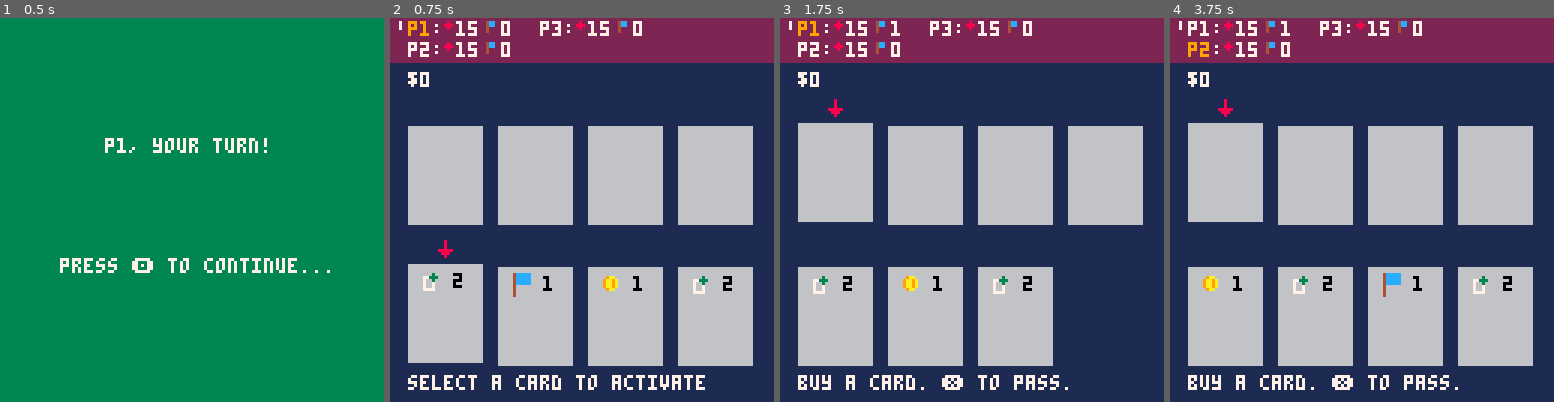
Above: before the commit, frames 1-4 (left to right).
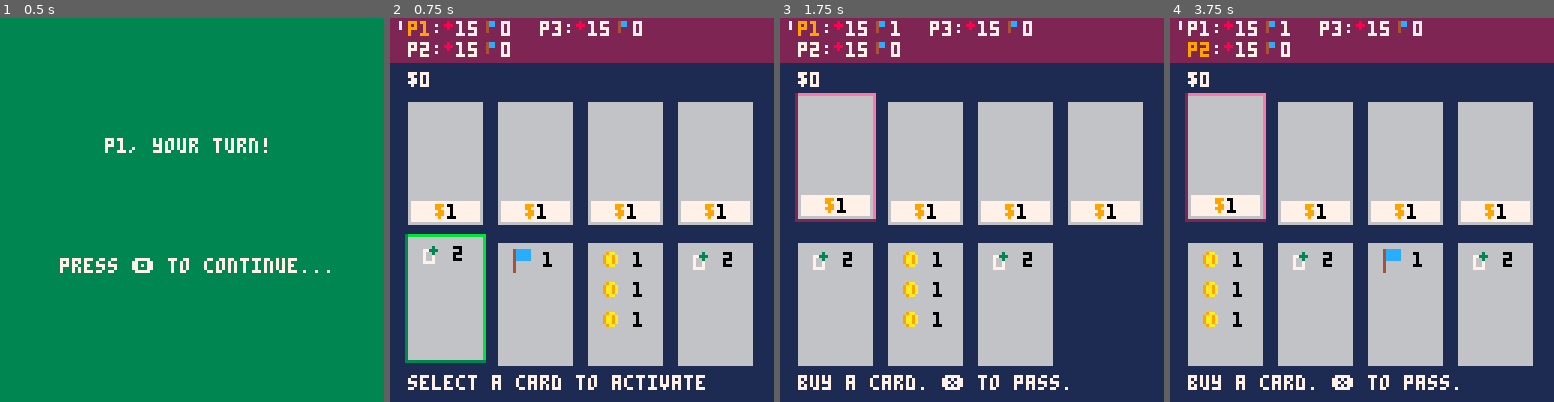
Above: after the commit, the same moments.

Repository: camden/minidom
Game: PICO-8 cartridge dom.p8
The game is run twice, just before and just after one commit, with the same random seed, the same clock (stepped at 60 frames per second) and the same inputs.
Inputs:
- Up to frame 1 (0.5 s): tap X (X key) at 0.33 s
- Up to frame 2 (0.75 s): tap O (Z key) at 0.7 s
- Up to frame 3 (1.75 s): tap X (X key) at 1.07 s; hold Right from 1.6 s (still down); tap O (Z key) at 1.7 s
- Up to frame 4 (3.75 s): tap X (X key) at 1.85, 2.97 s; release Right at 2.1 s; tap O (Z key) every 0.4 s from 2.1 to 3.7 s; hold Right 2.47-3.03 s; hold Left 3.08-3.58 s

Frame 1 is identical in both runs. In frame 2, 16% of the frame differs, in the area x 3-95%, y 21-90%; in frame 3, 14%; in frame 4, 16%, in the area x 3-95%, y 19-81%.

Commit message:
added buying cards

Diff:
--- a/dom.p8
+++ b/dom.p8
@@ -17,7 +17,7 @@
 max_hand_size = 4
 shop_hand_size = 4
 card_w = 24
-card_h = 32
+card_h = 40
 card_spacing = 6
 card_spacing_vert = 12
 current_player_color = 9
@@ -363,11 +363,28 @@
   status_msg = 'restored ' .. fx.value .. ' health to p' .. selected_index
 end
 
+function can_afford_current_shop_card()
+  local cur_shop_card = players.shop.hand[selected_index]
+
+  return cur_player().gold >= cur_shop_card.cost
+end
+
+-- todo deduct gold
 function buy_card(card)
-  del(players.shop.hand, card)
-  add(cur_discard_pile(), card)
-  -- set_next_first_player(current_turn)
-  advance()
+  if can_afford_current_shop_card() then
+    del(players.shop.hand, card)
+    add(cur_discard_pile(), card)
+    -- set_next_first_player(current_turn)
+    advance()
+  else
+    event_cannot_afford_card()
+  end
+end
+
+function event_cannot_afford_card()
+  -- play sound!
+  status_msg = 'you cannot afford this card.'
+  wait(10, function() update_status_message(2) end)
 end
 
 -- expects a number where 1 is first player, etc
@@ -444,10 +461,10 @@
   local attack_one_fx = make_effect(effect_types.attack_one, 1)
   local cards_fx = make_effect(effect_types.draw_cards, 2)
 
-  add_cards(make_card(gold_fx), 1, player)
-  add_cards(make_card(points_fx), 1, player)
-  add_cards(make_card(attack_one_fx), 0, player)
-  add_cards(make_card(cards_fx), 3, player)
+  add_cards(make_card(1, gold_fx, gold_fx, gold_fx), 1, player)
+  add_cards(make_card(1, points_fx), 1, player)
+  add_cards(make_card(3, attack_one_fx), 0, player)
+  add_cards(make_card(2, cards_fx), 3, player)
 end
 
 function add_cards(card, amount, player)
@@ -542,7 +559,13 @@
 end
 
 -- input is all of the effects
-function make_card(...)
+function make_card(c, ...)
+  local cost = c
+
+  if not c then
+    cost = 1
+  end
+
   local effects = {}
 
   for fx in all({...}) do
@@ -550,6 +573,7 @@
   end
 
   local c = {
+    cost = cost,
     effects = effects
   }
   return c
@@ -580,26 +604,42 @@
 end
 
 function paint_player_card(card, i)
-  paint_card(card, i, 127 - (card_h + card_spacing_vert), selection.hand)
+  paint_card(card, i, 127 - (card_h + card_spacing_vert), selection.hand, false)
 end
 
 function paint_shop_card(card, i)
-  paint_card(card, i, 36, selection.shop)
-end
-
-function paint_card(card, card_idx, y0, selection_kind)
+  paint_card(card, i, 28, selection.shop, true)
+end
+
+function paint_card(card, card_idx, y0, selection_kind, show_cost)
   local x0 = card_spacing + (card_idx - 1) * (card_w + card_spacing)
 
   -- also check for mode == selecting
   if (selection_kind == cur_selection_kind) and
     (selected_index == card_idx) then
-    y0 -= 1
-    spr(1, x0 + (card_w / 2 - 2), y0 - 8)
+    y0 -= 2
+
+    local dark_bevel_color = 3
+    local light_bevel_color = 11
+
+    if selection_kind == selection.shop and
+      not can_afford_current_shop_card() then
+      dark_bevel_color = 2
+      light_bevel_color = 14
+    end
+
+    rect(x0 - 1, y0 - 1, x0 + card_w + 1, y0 + card_h + 1, dark_bevel_color)
+    line(x0, y0 - 1, x0 + card_w + 1, y0 - 1, light_bevel_color)
+    line(x0 + card_w + 1, y0, x0 + card_w + 1, y0 + card_h, light_bevel_color)
   end
 
   rectfill(x0, y0, x0 + card_w, y0 + card_h, 6)
 
   paint_card_icon(x0, y0, card)
+
+  if show_cost then
+    paint_card_cost(x0, y0, card)
+  end
 end
 
 function paint_card_icon(x, y0, card)
@@ -618,6 +658,12 @@
     spr(sprite_idx, x, y)
   end
   print(fx.value, x + 10, y + 1, 0)
+end
+
+function paint_card_cost(x, y, card)
+  rectfill(x + 1, y + card_h - 1, x + card_w - 1, y + card_h - 7, 7)
+  print('$', x + card_w / 2 - 3, y + card_h - 6, 9)
+  print(card.cost, x + card_w / 2 + 1, y + card_h - 6, 0)
 end
 
 function paint_ui()
@@ -778,14 +824,14 @@
 end
 
 __gfx__
-00000000008000000c007000008800000800000007000000000000004ccccc004cc0000000000000000000000000000000000000000000000000000000000000
-00000000008000000cc0700000880000888000000700000009aa00004ccccc004cc0000000030000000000000000000000000000000000000000000000000000
-00700700008000000cc070008888880008000000070000009aa9a0004ccccc004000000077333000000000000000000000000000000000000000000000000000
-00077000888880000cc000008888880000000000000000009aa9a0004ccccc004000000076630000000000000000000000000000000000000000000000000000
-00077000088800000cc000000088000000000000000000009aa9a000400000000000000076670000000000000000000000000000000000000000000000000000
-0070070000800000dddd000000880000000000000000000009aa0000400000000000000076670000000000000000000000000000000000000000000000000000
+00000000000000000c007000008800000800000007000000000000004ccccc004cc0000000000000000000000000000000000000000000000000000000000000
+00000000000000000cc0700000880000888000000700000009aa00004ccccc004cc0000000030000000000000000000000000000000000000000000000000000
+00700700000000000cc070008888880008000000070000009aa9a0004ccccc004000000077333000000000000000000000000000000000000000000000000000
+00077000000000000cc000008888880000000000000000009aa9a0004ccccc004000000076630000000000000000000000000000000000000000000000000000
+00077000000000000cc000000088000000000000000000009aa9a000400000000000000076670000000000000000000000000000000000000000000000000000
+0070070000000000dddd000000880000000000000000000009aa0000400000000000000076670000000000000000000000000000000000000000000000000000
 00000000000000000550000000000000000000000000000000000000400000000000000077770000000000000000000000000000000000000000000000000000
-00000000000000000550000000000000000000000000000000000000400000000000000000000000000000000000000000000000000000000000000000000000
+00000000888888880550000000000000000000000000000000000000400000000000000000000000000000000000000000000000000000000000000000000000
 00000000000000000c08080000000000000000000000000000000000000000000000000000000000000000000000000000000000000000000000000000000000
 00000000000000000cc0800000000000000000000000000000000000000000000000000000000000000000000000000000000000000000000000000000000000
 00000000000000000cc8080000000000000000000000000000000000000000000000000000000000000000000000000000000000000000000000000000000000
